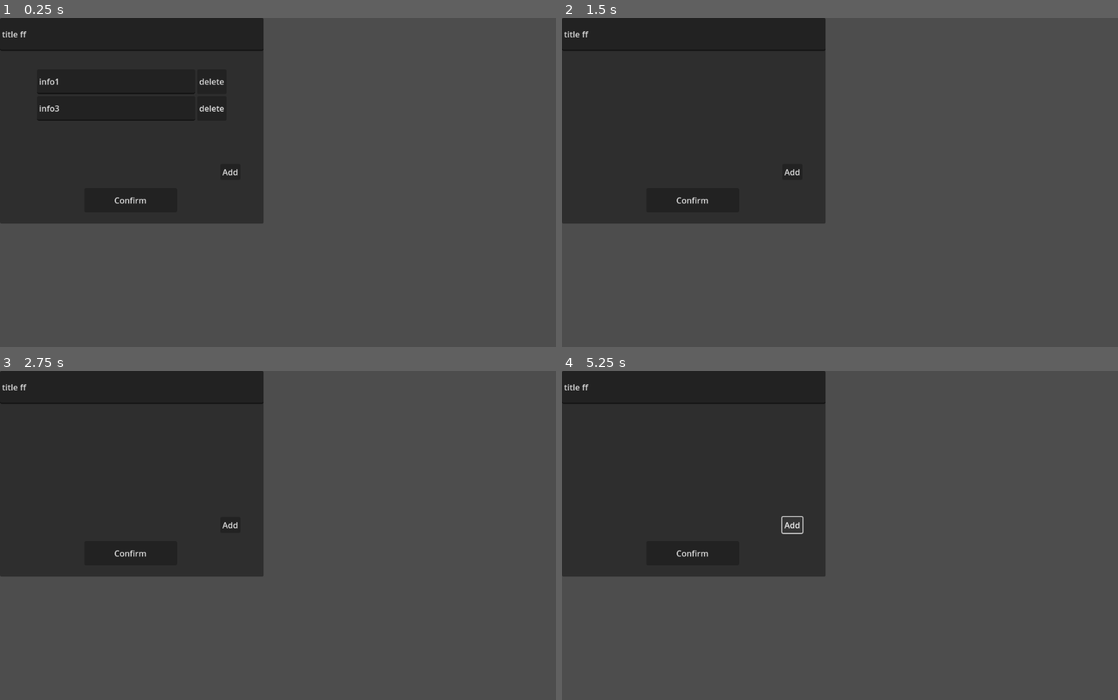
Above: before the commit, frames 1-4 (two rows, left to right).
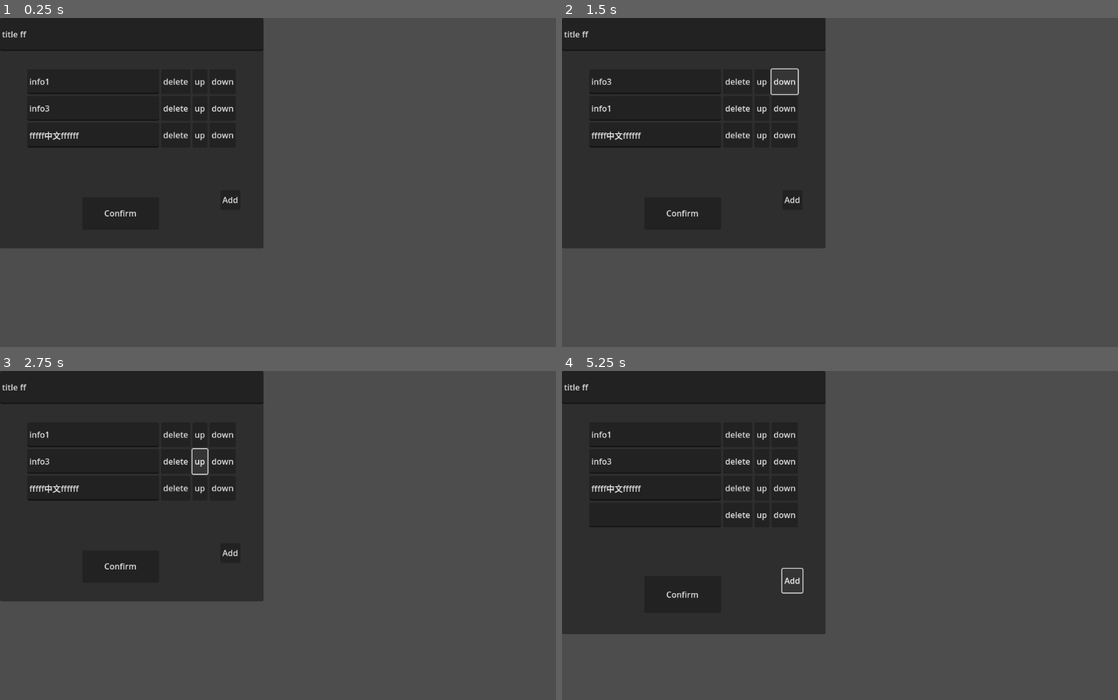
Above: after the commit, the same moments.

Repository: lfoxhlnut/KeyManager
Game: Godot game, scene res://ui/edit_window.tscn
Same seed, same stepped clock (60 frames per second), same inputs: the game is played once before the commit and once after it.
Inputs (mouse positions are in pixels of both pictures, inside the frame that each line leads up to):
- Up to frame 1 (0.25 s): no input
- Up to frame 2 (1.5 s): click (762, 80) at 0.5 s, where only the run after the commit has a clickable "up"; click "delete" (after the commit: "down") at 1.25 s
- Up to frame 3 (2.75 s): click (200, 463) at 2 s, where only the run after the commit has a clickable "up"
- Up to frame 4 (5.25 s): click (784, 463) at 2.75 s, where only the run after the commit has a clickable "down"; click (762, 489) at 3.5 s, where only the run after the commit has a clickable "up"; click (784, 489) at 4.25 s, where only the run after the commit has a clickable "down"; click "Add" at 5 s

The runs differ from the first frame. In frame 1, 4.4% of the frame differs, in the area x 0-48%, y 18-71%; in frame 2, 4.5%; in frame 3, 4.5%; in frame 4, 9.1%, in the area x 0-48%, y 18-80%.

Commit message:
edit_window completed

Diff:
--- a/global/global.tscn
+++ b/global/global.tscn
@@ -1,3 +1,6 @@
-[gd_scene format=3 uid="uid://d2sdwnvlwhspu"]
+[gd_scene load_steps=2 format=3 uid="uid://d2sdwnvlwhspu"]
+
+[ext_resource type="Script" path="res://script/global.gd" id="1_mslls"]
 
 [node name="Global" type="Node"]
+script = ExtResource("1_mslls")
--- a/script/edit_window.gd
+++ b/script/edit_window.gd
@@ -1,4 +1,8 @@
 extends Panel
+
+signal confirmed(data: Data)
+
+const GROUP_NAME := "ew_body_le"
 
 var data := Data.new():
 	set(v):
@@ -8,10 +12,17 @@
 		data.info = v.info
 		initialize()
 
+
 @onready var head: LineEdit = $Head
 @onready var body: Control = $Body
 @onready var vbox: VBoxContainer = $Body/VBoxContainer
 @onready var add: Button = $Body/Add
+
+var info_num: int:
+	get:
+		if not is_node_ready():
+			await ready
+		return vbox.get_child_count()
 
 
 func _ready() -> void:
@@ -19,42 +30,77 @@
 	head.size.y = 64
 	vbox.custom_minimum_size.x = size.x
 	body.position.y = 64 + 16
-	data = Data.new("title ff", ["info1", "info3"])
+	data = Data.new("title ff", ["info1", "info3", "fffff中文ffffff"])
 
 
 func initialize() -> void:
+	# TODO: 常量 64 写为 const
 	vbox.custom_minimum_size.y = 64 * data.info.size()
-	body.size.x = vbox.custom_minimum_size.x
-	body.size.y = vbox.custom_minimum_size.y + 128
+
 	head.text = data.title
+	info_num = 0
 	free_vbox()
-	for id: int in data.info.size():
-		var hbox := HBoxContainer.new()
-		hbox.alignment = BoxContainer.ALIGNMENT_CENTER
-		hbox.custom_minimum_size.x = vbox.custom_minimum_size.x
-		hbox.custom_minimum_size.y = 48
 
-		var line_edit := LineEdit.new()
-		line_edit.anchor_left = 0
-		line_edit.text = data.info[id]
-		line_edit.custom_minimum_size.x = vbox.custom_minimum_size.x * 0.6
-		line_edit.size.y = 48
+	for i: String in data.info:
+		vbox.add_child(create_hbox(i))
 
-		var btn := Button.new()
-		btn.anchor_right = 0
-		btn.text = "delete"
-		btn.size.x = vbox.size.x * 0.3
-		btn.pressed.connect(func():
-			# 不知道行不行, 理论上 lambda 函数不依赖于节点
-			for k: Node in hbox.get_children():
-				k.queue_free()
-			hbox.queue_free()
-			print_debug("hbox freed")
-			)
 
-		hbox.add_child(line_edit)
-		hbox.add_child(btn)
-		vbox.add_child(hbox)
+func create_hbox(content: String = "", id: int = info_num) -> HBoxContainer:
+	var hbox := HBoxContainer.new()
+	hbox.alignment = BoxContainer.ALIGNMENT_CENTER
+	hbox.custom_minimum_size.x = vbox.custom_minimum_size.x
+	hbox.custom_minimum_size.y = 48
+
+	var line_edit := MyLineEdit.new()
+	line_edit.add_to_group(GROUP_NAME)	# 需要保证同时只有一个 edit window 在运行才会正常
+	line_edit.anchor_left = 0
+	line_edit.text = content
+	line_edit.id = id
+	line_edit.custom_minimum_size.x = vbox.custom_minimum_size.x * 0.5
+	line_edit.size.y = 48
+
+	var del := Button.new()
+	del.text = "delete"
+	del.size.x = vbox.size.x * 0.2
+	del.pressed.connect(func():
+		# BUG: 这样写比较省事, 但是如果用户一直删删加加, info_num 会爆
+		for k: Node in hbox.get_children():
+			k.queue_free()
+		hbox.queue_free()
+		vbox.custom_minimum_size.y -= 64
+		#print_debug("hbox freed")
+		)
+
+	var swap := func(a: MyLineEdit, b: MyLineEdit):
+		var s: String = a.text
+		a.text = b.text
+		b.text = s
+
+
+	var move_up := Button.new()
+	move_up.text = "up"
+	move_up.pressed.connect(func():
+		# 可以保证即使只有一个节点或者该节点是最前面的节点也不会有问题
+		for i: MyLineEdit in get_lines(true):
+			if i.id < line_edit.id:	# 该节点之前第一个节点
+				swap.call(i, line_edit)
+				break
+	)
+
+	var move_down := Button.new()
+	move_down.text = "down"
+	move_down.pressed.connect(func():
+		for i: MyLineEdit in get_lines():
+			if i.id > line_edit.id:	# 该节点之后第一个节点
+				swap.call(i, line_edit)
+				break
+	)
+
+	hbox.add_child(line_edit)
+	hbox.add_child(del)
+	hbox.add_child(move_up)
+	hbox.add_child(move_down)
+	return hbox
 
 
 func free_vbox() -> void:
@@ -66,3 +112,39 @@
 
 func _exit_tree() -> void:
 	free_vbox()
+
+
+func _on_confirm_pressed() -> void:
+	data.info = []
+	for i: MyLineEdit in get_lines():
+		if i.text != "":
+			data.info.append(i.text)
+
+	if Global.DEBUG:
+		print("confirmed data:\n\ttitle: [%s]\ncontent: [%s]" % [data.title, data.info])
+	confirmed.emit(data)
+
+
+func get_lines(reverse: bool = false) -> Array[MyLineEdit]:
+	var nodes: Array[Node] = get_tree().get_nodes_in_group(GROUP_NAME)
+	var with_type: Array[MyLineEdit] = []
+	for i: Node in nodes:
+		with_type.append(i as MyLineEdit)
+	with_type.sort_custom(
+		func(a: MyLineEdit, b: MyLineEdit):
+			if reverse:
+				return a.id > b.id
+			else:
+				return a.id < b.id
+	)
+	return with_type
+
+func _on_add_pressed() -> void:
+	vbox.add_child(create_hbox())
+	vbox.custom_minimum_size.y += 64
+
+
+func _on_v_box_container_minimum_size_changed() -> void:
+	body.size.x = vbox.custom_minimum_size.x
+	body.size.y = vbox.custom_minimum_size.y + 128
+	size.y = body.size.y + 128
--- /dev/null
+++ b/script/global.gd
@@ -0,0 +1,3 @@
+extends Node
+
+const DEBUG = true
--- /dev/null
+++ b/script/my_line_edit.gd
@@ -0,0 +1,4 @@
+class_name MyLineEdit
+extends LineEdit
+
+var id: int
--- a/ui/edit_window.tscn
+++ b/ui/edit_window.tscn
@@ -9,13 +9,16 @@
 script = ExtResource("1_2tqmw")
 
 [node name="Head" type="LineEdit" parent="."]
-layout_mode = 0
-offset_right = 67.0625
+layout_mode = 2
+offset_right = 512.0
 offset_bottom = 31.0
 
 [node name="Body" type="Control" parent="."]
-layout_mode = 1
+layout_mode = 2
 anchors_preset = 0
+offset_top = 35.0
+offset_right = 512.0
+offset_bottom = 35.0
 
 [node name="VBoxContainer" type="VBoxContainer" parent="Body"]
 layout_mode = 2
@@ -34,9 +37,14 @@
 metadata/_edit_use_anchors_ = true
 
 [node name="Confirm" type="Button" parent="."]
-layout_mode = 0
-offset_left = 164.0
-offset_top = 331.0
-offset_right = 344.0
-offset_bottom = 378.0
+layout_mode = 2
+anchor_left = 0.3125
+anchor_top = 0.78
+anchor_right = 0.603516
+anchor_bottom = 0.92
 text = "Confirm"
+metadata/_edit_use_anchors_ = true
+
+[connection signal="minimum_size_changed" from="Body/VBoxContainer" to="." method="_on_v_box_container_minimum_size_changed"]
+[connection signal="pressed" from="Body/Add" to="." method="_on_add_pressed"]
+[connection signal="pressed" from="Confirm" to="." method="_on_confirm_pressed"]
